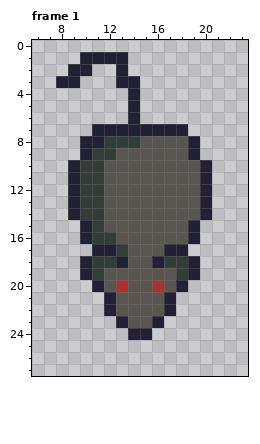
A pixel-art file gets an edit: assets/imgs/rat_2.ase. Above is the file before it was changed.
32x32 pixels, 1 frame. Shown: frame 1: x 6..23, y 0..27. The commit also changed other frames, which this record leaves out.
The same view after the edit:
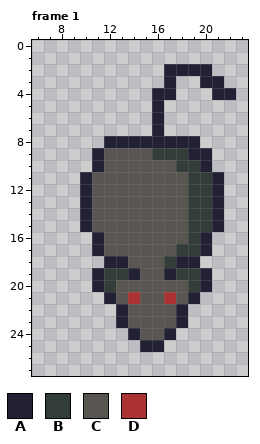
Palette (. is transparent): A #222034  B #323c39  C #595652  D #ac3232
From old to new:
Changed rows in their new state; - is an unchanged pixel.
Frame 1:
first column x 8:
 1 --....---------
 2 -..--.---AAAA--
 3 ..---..--A--AA-
 4 ------.-AA---AA
 5 ------.-A------
 6 ------.-A------
 7 ---.....-..----
 8 --..AAAAAAA----
 9 --.AC---BBB-A--
10 -..A------BB---
11 -.AC-------BBA-
12 -.AC-------BBA-
13 -.AC-------BBA-
14 -.AC-------BBA-
15 ---C-------BBA-
16 --.AC------BA--
17 ----CC---CBBA--
18 --..A---C-A----
19 --.ABBA--A-BA--
20 ----BC--C-CBA--
21 ------D--DCA---
22 ----.A---CA----
23 --------CCA----
24 -------CCA-----
25 -------AA------
